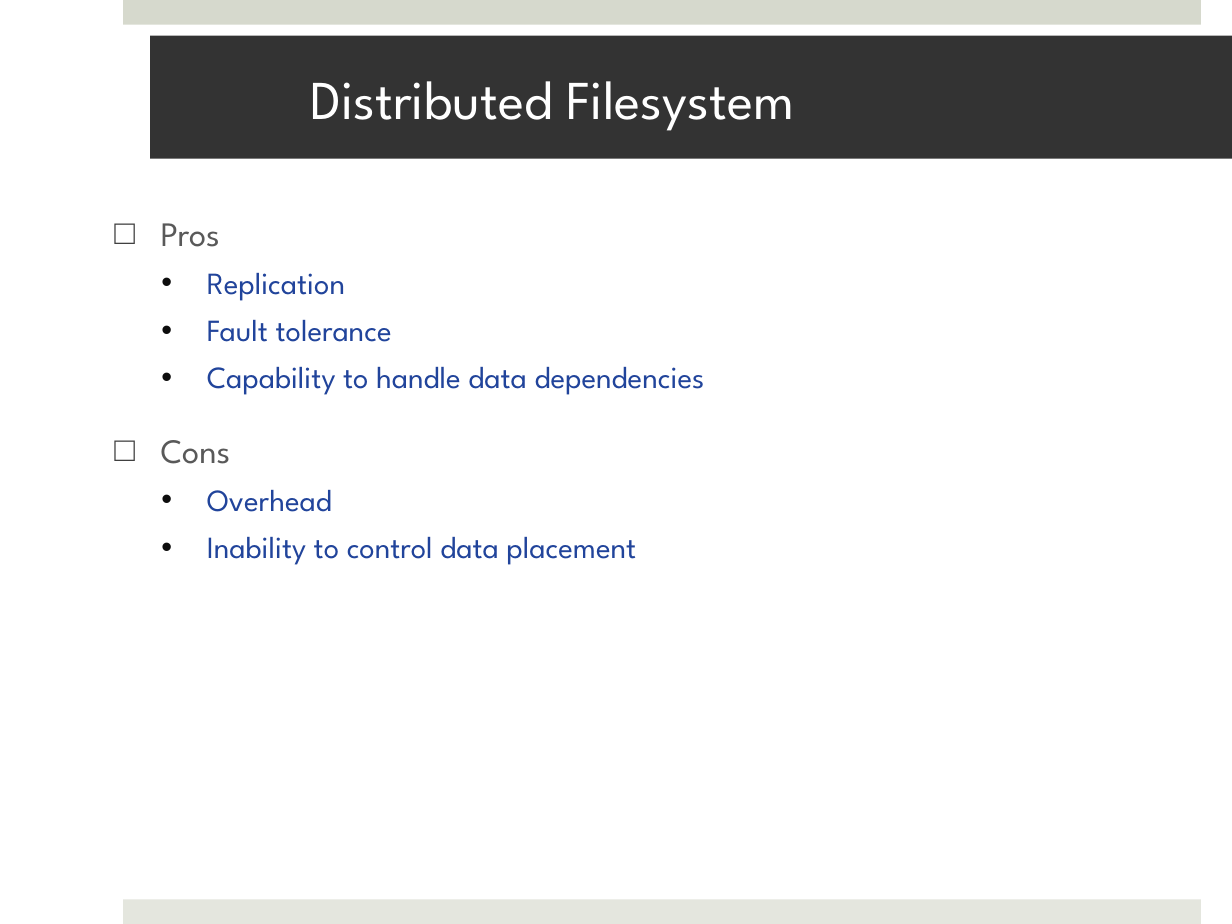
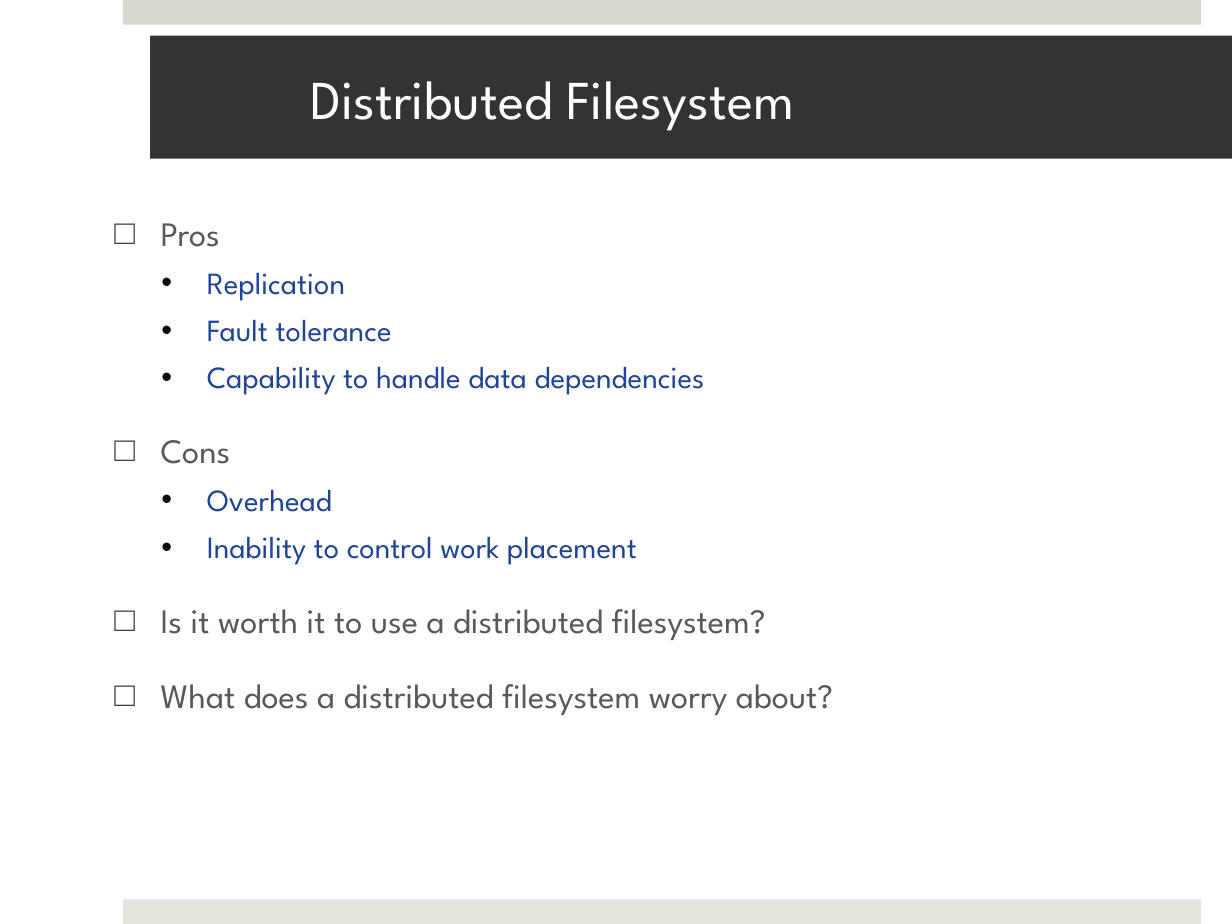
Before and after one commit to saga-project/saga-cpp-legacy-projects, a slide deck: slide 13 of papers/data_intensive/eScience09/RoyalSocietyPresentation.pptx (slide 10 before the commit). Drawn at 1232x924 pixels with LibreOffice and Linux fonts; fonts in the diff are those of the drawing; background and template pictures are left out. Boxes give left, top, right and bottom in pixels: in the first picture for what was removed or moved away, otherwise in the second. Text is boxed around its words. In the diff, an @@ line names an element or a change of style, - is before the commit and + after.

```diff
--- a/papers/data_intensive/eScience09/RoyalSocietyPresentation.pptx
+++ b/papers/data_intensive/eScience09/RoyalSocietyPresentation.pptx
@@ text at [161, 536, 833, 715]: text changed; size 18 to 20 pt; text colour #21449B to #595959 @@
-  • Inability to control data placement
+  • Inability to control work placement
+□ Is it worth it to use a distributed filesystem?
+□ What does a distributed filesystem worry about?
```
Also in this commit, not shown: 7 other slides changed, 5 slides added, 2 slides removed, 1 other file.
